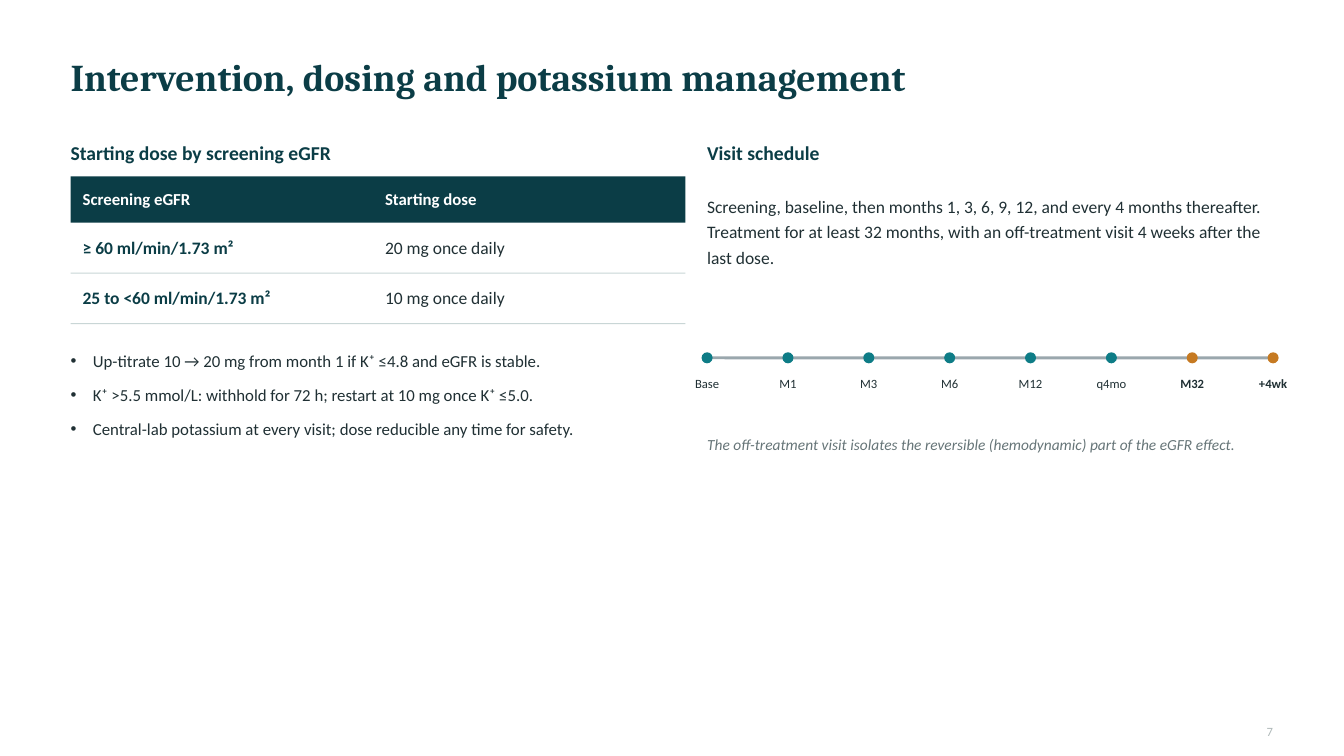
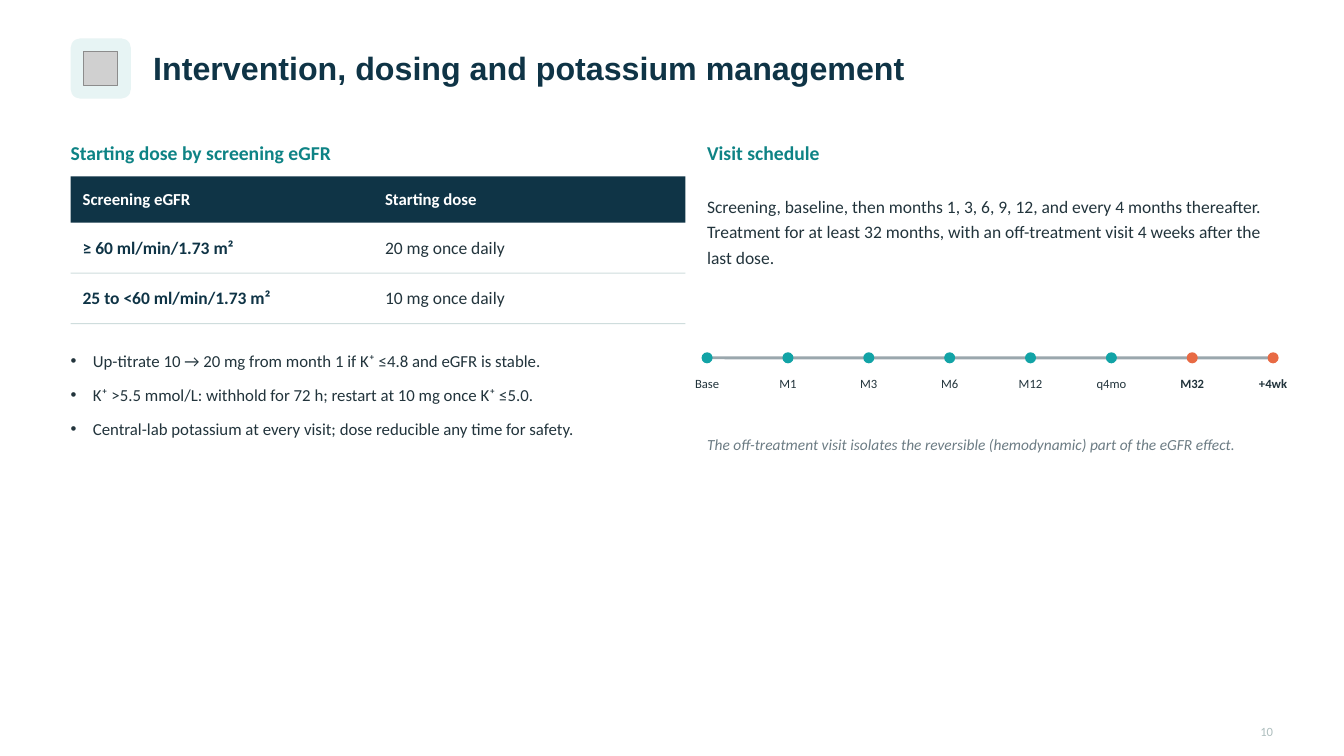
Before and after one commit to azbargarawan-sudo/clickwriting-landing, a slide deck: slide 10 of FIND-CKD.pptx (slide 7 before the commit). Drawn at 1344x756 pixels with LibreOffice and Linux fonts; fonts in the diff are those of the drawing; grey boxes stand for pictures. Boxes give left, top, right and bottom in pixels: in the first picture for what was removed or moved away, otherwise in the second. Text is boxed around its words. In the diff, an @@ line names an element or a change of style, - is before the commit and + after.

```diff
--- a/FIND-CKD.pptx
+++ b/FIND-CKD.pptx
@@ rounded rectangle added at [71, 38, 131, 99], fill #E7F4F4 @@
@@ picture added at [84, 51, 118, 86] @@
@@ text "Intervention, dosing and potassium management": place and size @@
-text "Intervention, dosing and potassium management" at [71, 64, 905, 100]
+text "Intervention, dosing and potassium management" at [153, 56, 905, 86]
@@ text "Intervention, dosing and potassium management" at [153, 56, 905, 86]: size 27 to 23 pt, font Cambria to Arial, text colour #0B3D46 to #0F3446 @@
@@ text "Starting dose by screening eGFR" at [71, 146, 330, 164]: text colour #0B3D46 to #0E8385 @@
@@ text "Visit schedule" at [707, 146, 819, 160]: text colour #0B3D46 to #0E8385 @@
@@ fill #0E7C86 to #12A3A6 in 6 elements at [702, 353, 713, 364], [782, 353, 793, 364], [863, 353, 874, 364], [945, 353, 956, 364], [1025, 353, 1036, 364], [1106, 353, 1117, 364] @@
@@ ellipse at [1187, 353, 1198, 364]: fill #C67A22 to #E86A44 @@
@@ ellipse at [1267, 353, 1278, 364]: fill #C67A22 to #E86A44 @@
@@ text at [1260, 728, 1273, 736]: text changed; text colour #AEB8B8 to #AEBEBE @@
-7
+10
```
Also in this commit, not shown: 16 other slides changed, 11 slides added.
